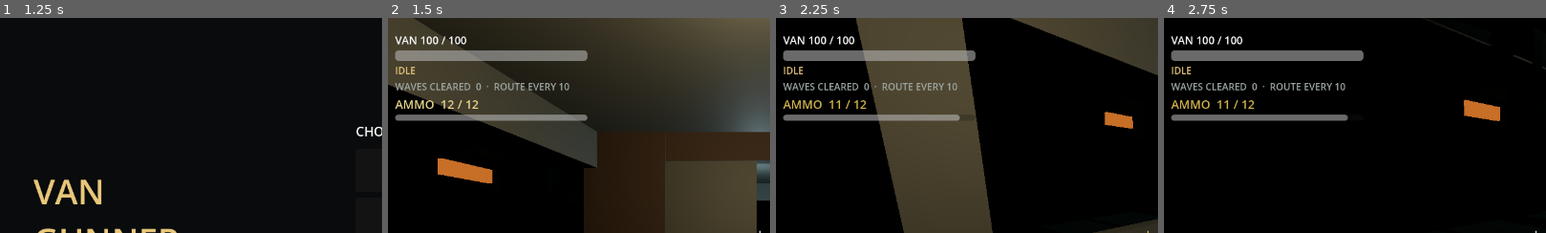
Above: before the commit, frames 1-4 (left to right).
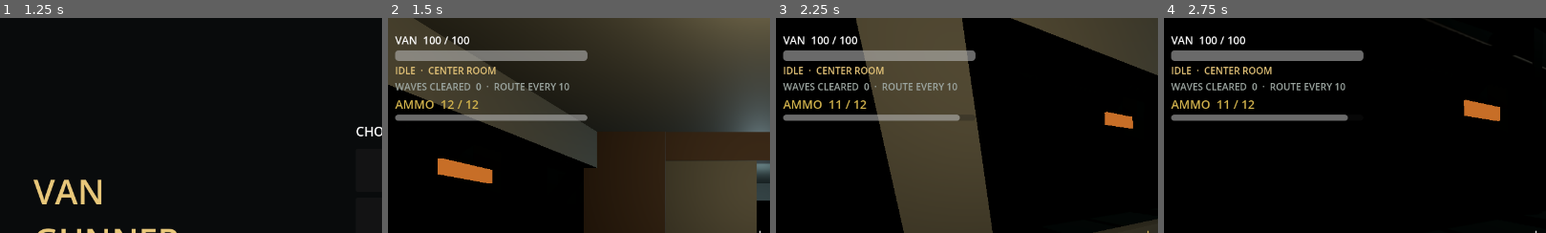
Above: after the commit, the same moments.

Repository: SebastianFreitas/van-gunner
Game: Godot game, scene res://scenes/boot/boot.tscn
The game is run twice, just before and just after one commit, with the same random seed, the same clock (stepped at 60 frames per second) and the same inputs.
Inputs (mouse positions are % of the whole screen's width and height, from its top left):
- Up to frame 1 (1.25 s): tap Enter at 0.5 s; move the mouse to (72, 45) at 0.52 s; hold D (move_right) from 0.53 s (still down); hold E (interact) from 0.53 s (still down)
- Up to frame 2 (1.5 s): release D (move_right) at 1.25 s; release E (interact) at 1.25 s; click "SLOT 1 · NEW RUN" at 1.25 s
- Up to frame 3 (2.25 s): tap Space at 2 s; move the mouse to (45, 50) at 2.02 s; hold W (move_forward) from 2.03 s (still down); click (45, 50) at 2.1 s
- Up to frame 4 (2.75 s): keep holding W (move_forward)
The pictures show only the part of the screen within x 1-51%, y 0-50%; the shares and areas given below are measured in that part.

Frame 1 is identical in both runs. In frame 2, 1.1% of the frame differs, in the area x 2-29%, y 8-43%; in frame 3, 0.8%; in frame 4, 0.8%.
Error before the commit: Parse Error: Could not resolve class "ItemDescriber", because of a parser error. (res://scripts/ui/bench_screen.gd:110)

Commit message:
Fix ItemDescriber parse errors so the project loads in Godot.

Diff:
--- a/scripts/items/item_describer.gd
+++ b/scripts/items/item_describer.gd
@@ -146,41 +146,41 @@
 	return lines
 
 
-static func _lines_for_trait_effect(trait: BoonTraitEffect) -> PackedStringArray:
+static func _lines_for_trait_effect(trait_effect: BoonTraitEffect) -> PackedStringArray:
 	var lines := PackedStringArray()
-	if trait.trait_key == &"":
+	if trait_effect.trait_key == &"":
 		return lines
-	if trait.set_flag:
-		var flag_text: String = BoonTraitKeys.flag_trait_labels().get(trait.trait_key, "")
+	if trait_effect.set_flag:
+		var flag_text: String = BoonTraitKeys.flag_trait_labels().get(trait_effect.trait_key, "")
 		if flag_text.is_empty():
-			flag_text = trait_label(trait.trait_key)
+			flag_text = trait_label(trait_effect.trait_key)
 		lines.append("%s — permanent" % flag_text)
 		return lines
-	var label := trait_label(trait.trait_key)
-	if not is_zero_approx(trait.add_value):
-		var prefix := "+" if trait.add_value >= 0.0 else ""
-		if String(trait.trait_key).begins_with("gun_"):
-			if trait.trait_key == BoonTraitKeys.GUN_MAX_BOUNCES or trait.trait_key == BoonTraitKeys.GUN_MAG_SIZE:
-				lines.append("%s +%s — permanent" % [label, format_number(trait.add_value)])
+	var label := trait_label(trait_effect.trait_key)
+	if not is_zero_approx(trait_effect.add_value):
+		var prefix := "+" if trait_effect.add_value >= 0.0 else ""
+		if String(trait_effect.trait_key).begins_with("gun_"):
+			if trait_effect.trait_key == BoonTraitKeys.GUN_MAX_BOUNCES or trait_effect.trait_key == BoonTraitKeys.GUN_MAG_SIZE:
+				lines.append("%s +%s — permanent" % [label, format_number(trait_effect.add_value)])
 			else:
-				lines.append("%s %s%s — permanent" % [label, prefix, format_number(trait.add_value)])
-		elif trait.trait_key.ends_with("_chance"):
-			lines.append("%s +%s%% — permanent" % [label, format_number(trait.add_value * 100.0)])
+				lines.append("%s %s%s — permanent" % [label, prefix, format_number(trait_effect.add_value)])
+		elif trait_effect.trait_key.ends_with("_chance"):
+			lines.append("%s +%s%% — permanent" % [label, format_number(trait_effect.add_value * 100.0)])
 		else:
-			lines.append("%s %s%s — permanent" % [label, prefix, format_number(trait.add_value)])
-	elif not is_equal_approx(trait.multiply_value, 1.0):
-		var percent := (trait.multiply_value - 1.0) * 100.0
+			lines.append("%s %s%s — permanent" % [label, prefix, format_number(trait_effect.add_value)])
+	elif not is_equal_approx(trait_effect.multiply_value, 1.0):
+		var percent := (trait_effect.multiply_value - 1.0) * 100.0
 		var sign_text := "+" if percent >= 0.0 else ""
-		if trait.trait_key == BoonTraitKeys.FIRE_AREA_MULT and trait.multiply_value < 1.0:
+		if trait_effect.trait_key == BoonTraitKeys.FIRE_AREA_MULT and trait_effect.multiply_value < 1.0:
 			lines.append("%s x%s (%s%% area) — permanent" % [
 				label,
-				format_number(trait.multiply_value),
-				format_number(trait.multiply_value * 100.0),
+				format_number(trait_effect.multiply_value),
+				format_number(trait_effect.multiply_value * 100.0),
 			])
 		else:
 			lines.append("%s x%s (%s%s%%) — permanent" % [
 				label,
-				format_number(trait.multiply_value),
+				format_number(trait_effect.multiply_value),
 				sign_text,
 				format_number(percent),
 			])
